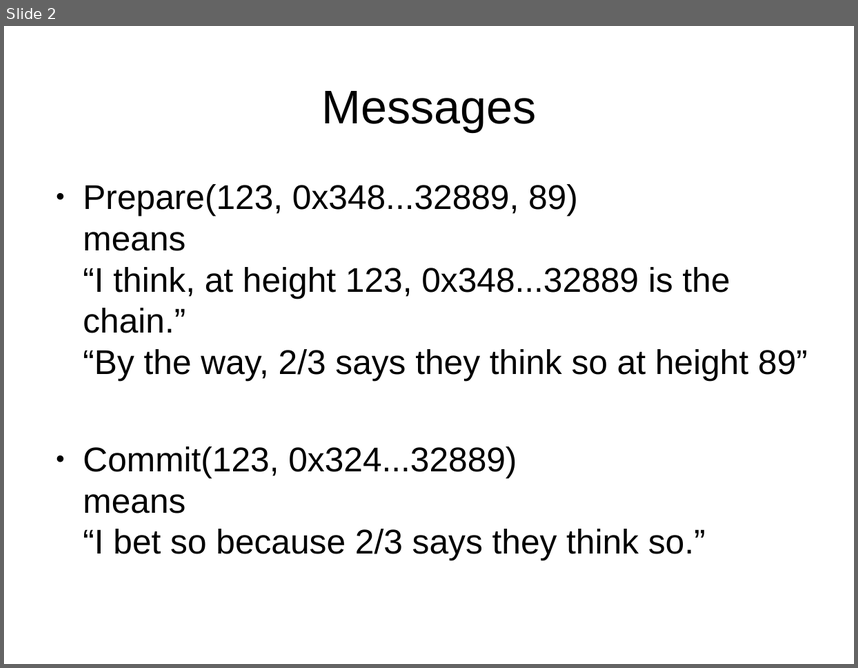
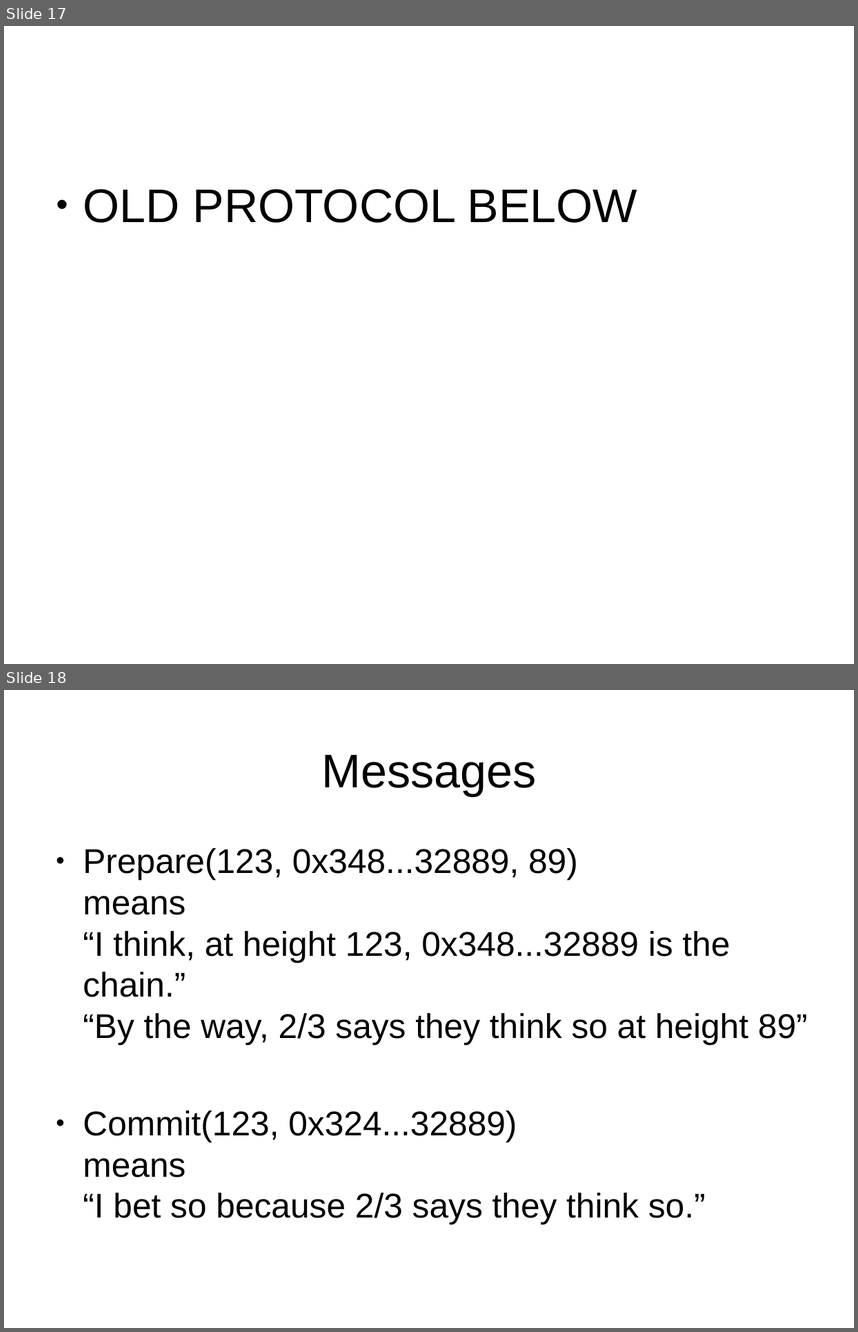
Before and after one commit to palmskog/pos, a slide deck: slide.odp. Shown one above the other, each under a label of ours: slide 2 before the commit, slides 17 and 18 after it. The pictures are 858x668 and 858x1332 pixels, drawn with LibreOffice and Linux fonts; fonts in the diff are those of the drawing. Boxes give left, top, right and bottom in pixels: in the first picture for what was removed or moved away, otherwise in the second. Text is boxed around its words. In the diff, an @@ line names an element or a change of style, - is before the commit and + after.

```diff
--- a/slide.odp
+++ b/slide.odp
@@ slide 17 added at [4, 26, 854, 664], background #FFFFFF @@
@@ text added at [83, 189, 637, 223], 44 pt, text #000000 @@
+● OLD PROTOCOL BELOW
@@ what was slide 2 is now slide 18 @@
```
Also in this commit, not shown: 1 slide changed, 14 other slides added.
